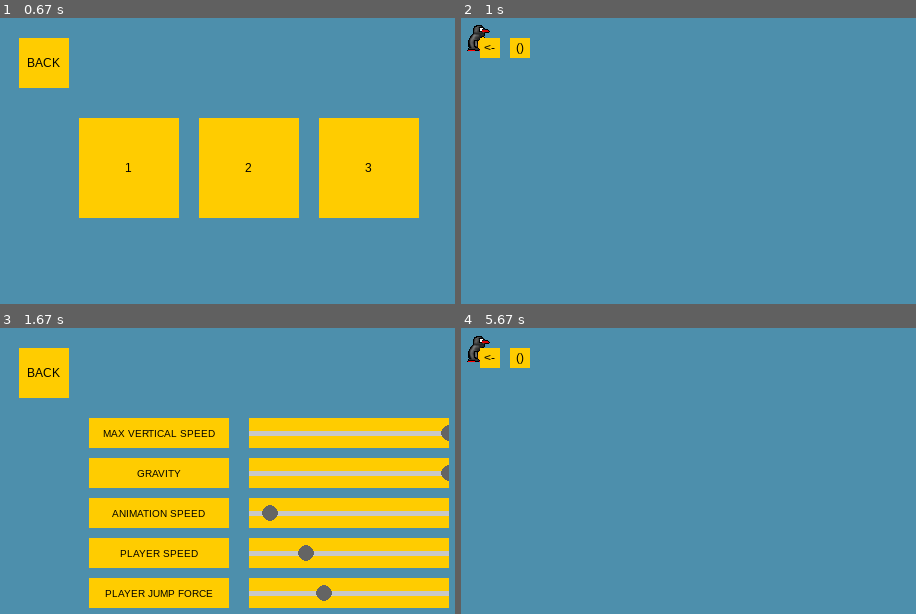
Above: before the commit, frames 1-4 (two rows, left to right).
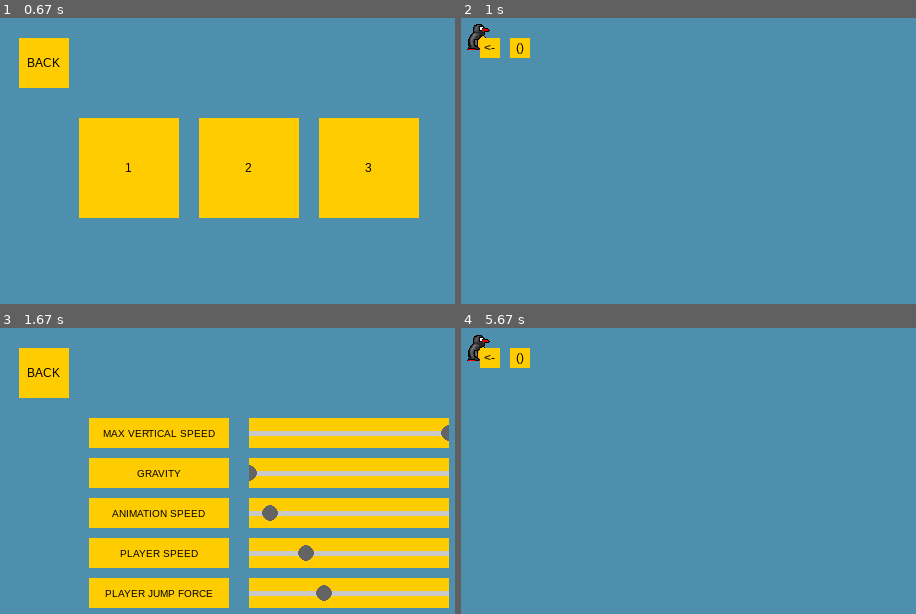
Above: after the commit, the same moments.

Repository: Rushan4ik/yandex_pygame_project
Game: pygame game, started from main.py
The game is run twice, just before and just after one commit, with the same random seed, the same clock (stepped at 60 frames per second) and the same inputs.
Inputs (mouse positions are in pixels of both pictures, inside the frame that each line leads up to):
- Up to frame 1 (0.67 s): click (250, 146) at 0.38 s
- Up to frame 2 (1 s): click (588, 166) at 0.72 s
- Up to frame 3 (1.67 s): press the mouse at (27, 356) at 1.03 s; move the mouse to (159, 448) at 1.13 s; release the mouse at (286, 536) at 1.27 s; press the mouse at (250, 528) at 1.37 s; move the mouse to (263, 493) at 1.47 s; release the mouse at (282, 462) at 1.6 s
- Up to frame 4 (5.67 s): press the mouse at (811, 473) at 1.7 s; move the mouse to (720, 442) at 1.8 s; release the mouse at (629, 413) at 1.93 s; press the mouse at (506, 373) at 2.03 s; move the mouse to (592, 488) at 2.13 s; release the mouse at (679, 602) at 2.27 s; press the mouse at (711, 528) at 2.37 s; move the mouse to (647, 565) at 2.47 s; release the mouse at (588, 599) at 2.6 s; press the mouse at (811, 593) at 2.7 s; move the mouse to (852, 493) at 2.8 s; release the mouse at (897, 393) at 2.93 s; press the mouse at (811, 553) at 3.03 s; move the mouse to (679, 511) at 3.13 s; release the mouse at (547, 468) at 3.27 s; press the mouse at (811, 513) at 3.37 s; move the mouse to (820, 496) at 3.47 s; release the mouse at (829, 482) at 3.6 s; press the mouse at (811, 513) at 3.7 s; move the mouse to (806, 525) at 3.8 s; release the mouse at (802, 536) at 3.93 s; press the mouse at (811, 433) at 4.03 s; move the mouse to (706, 585) at 4.13 s; release the mouse at (outside the picture) at 4.27 s; press the mouse at (811, 553) at 4.37 s; move the mouse to (788, 599) at 4.47 s; release the mouse at (outside the picture) at 4.6 s; press the mouse at (506, 373) at 4.7 s; move the mouse to (574, 571) at 4.8 s; release the mouse at (outside the picture) at 4.93 s; press the mouse at (711, 456) at 5.03 s; move the mouse to (793, 428) at 5.13 s; release the mouse at (879, 399) at 5.27 s; press the mouse at (711, 476) at 5.37 s; move the mouse to (793, 565) at 5.47 s; release the mouse at (outside the picture) at 5.6 s

Frame 1 is identical in both runs. In frame 2, 0.1% of the frame differs, in the area x 1-7%, y 2-12%; in frame 3, 0.1%, in the area x 54-99%, y 47-54%; in frame 4, 0.1%.

Commit message:
Исправление проблем сериализации/десериализации

Diff:
--- a/configs.json
+++ b/configs.json
@@ -1 +1 @@
-{"MAX_VERTICAL_SPEED": 300, "GRAVITY_ACCELERATION": 50, "PLAYER_ANIMATION_SPEED": 0.3, "PLAYER_SPEED": 50, "PLAYER_JUMP_FORCE": 50}
+{"MAX_VERTICAL_SPEED": 300, "GRAVITY_ACCELERATION": 10.0, "PLAYER_ANIMATION_SPEED": 0.3, "PLAYER_SPEED": 50, "PLAYER_JUMP_FORCE": 50}
--- a/game_components/entity.py
+++ b/game_components/entity.py
@@ -3,15 +3,15 @@
 from game_components.animation import Animation
 from math_components import Vector
 from pygame.mask import from_surface
-json_value = load(open('configs.json'))
-GRAVITY_ACCELERATION = json_value['GRAVITY_ACCELERATION']
-MAX_VERTICAL_SPEED = json_value['MAX_VERTICAL_SPEED']
 
 
 class Entity(Sprite):
     def __init__(self, image_name: str, frame_count: int, animation_speed: float,
                  position: tuple[int, int], size: tuple[int, int], velocity: tuple[int, int],
                  *groups: AbstractGroup):
+        json_value = load(open('configs.json'))
+        self.GRAVITY_ACCELERATION = json_value['GRAVITY_ACCELERATION']
+        self.MAX_VERTICAL_SPEED = json_value['MAX_VERTICAL_SPEED']
         super().__init__(*groups)
         self.on_ground, self.image_name = False, image_name
         self.velocity, self.animation = Vector(*velocity), Animation(image_name, size, frame_count, animation_speed)
@@ -32,7 +32,7 @@
         if self.on_ground:
             self.velocity.y = 0
         else:
-            self.velocity.y = min(self.velocity.y + GRAVITY_ACCELERATION * duration, MAX_VERTICAL_SPEED)
+            self.velocity.y = min(self.velocity.y + self.GRAVITY_ACCELERATION * duration, self.MAX_VERTICAL_SPEED)
         self.position += self.velocity * duration
         self.__update_rect()
 
--- a/main.py
+++ b/main.py
@@ -5,12 +5,15 @@
 from screen_components.scene_main import MainMenuScene
 from window import Window
 SAVE_SETTINGS = True
+default_value = {
+    "MAX_VERTICAL_SPEED": 300, "GRAVITY_ACCELERATION": 50,
+    "PLAYER_ANIMATION_SPEED": 0.3, "PLAYER_SPEED": 50, "PLAYER_JUMP_FORCE": 50
+}
 
 
 def start():
     if not SAVE_SETTINGS:
-        dump({"MAX_VERTICAL_SPEED": 300, "GRAVITY_ACCELERATION": 50, "PLAYER_ANIMATION_SPEED": 0.3,
-              "PLAYER_SPEED": 50, "PLAYER_JUMP_FORCE": 50}, open('configs.json', 'w'))
+        dump(default_value, open('configs.json', 'w'))
     pygame.init()
 
 
